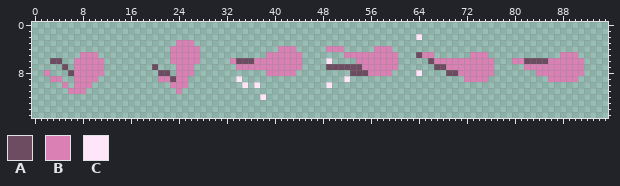
Edited in one commit: sprite sheet (src/assets/ent/diver-move-0.png). The first picture shows the starting point.
The file is 96x16 pixels.
Palette (. is transparent): A #6d4b61  B #db80b5  C #ffe5f8
Pixels before, first column x 2:
 2 ..............................................................C...........................
 3 ......................BBB.................................................................
 4 .....................BBBBB.............BBB.....BBB.....BBB................................
 5 ......BBB............BBBBB...........BBBBBB.......BBBBBBBBB...ABB......BBB............BBB.
 6 .AA..BBBBB...........BBBBB.....BAAABBBBBBBB....C....BBBBBBB.....ABBBBBBBBBB...BBAAAABBBBBB
 7 ...A.BBBBB........A...BBB.......BBBBBBBBBBB....AAAAAABBBBBB......AABBBBBBBB.....BBBBBBBBBB
 8 B...ABBBBB.........AA.BBB............BBBBB.........AAABBBB....C....AABBBBBB.......BBBBBBBB
 9 .BB..BBBB..........BBABB........C.................C...................BBBB..........BBBBB.
10 ...B.BBB.............BBB.........C.C...........C..........................................
11 ....BBB...............B...................................................................
12 ....................................C.....................................................
Now the later version:
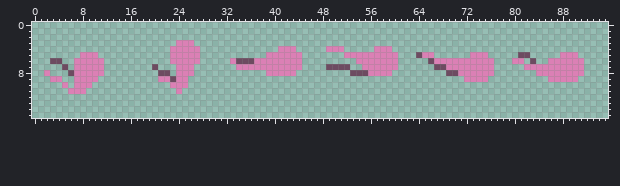
From old to new:
y 2: x 64 C -> .
y 5: x 81..82 .. -> AA
y 6: x 49 C -> .; x 82 A -> .; x 84..85 AA -> ..
y 7: x 53..54 AA -> ..
y 8: x 64 C -> .
y 9: x 34 C -> .; x 52 C -> .
y 10: x 35 C -> .; x 37 C -> .; x 49 C -> .
y 12: x 38 C -> .
Where, in picture pixels (left, top, right, bottom), the same in both pictures:
erased: (416, 34, 422, 40)
changed: (518, 52, 548, 64)
erased: (326, 58, 362, 88)
erased: (416, 70, 422, 76)
erased: (236, 76, 266, 100)
